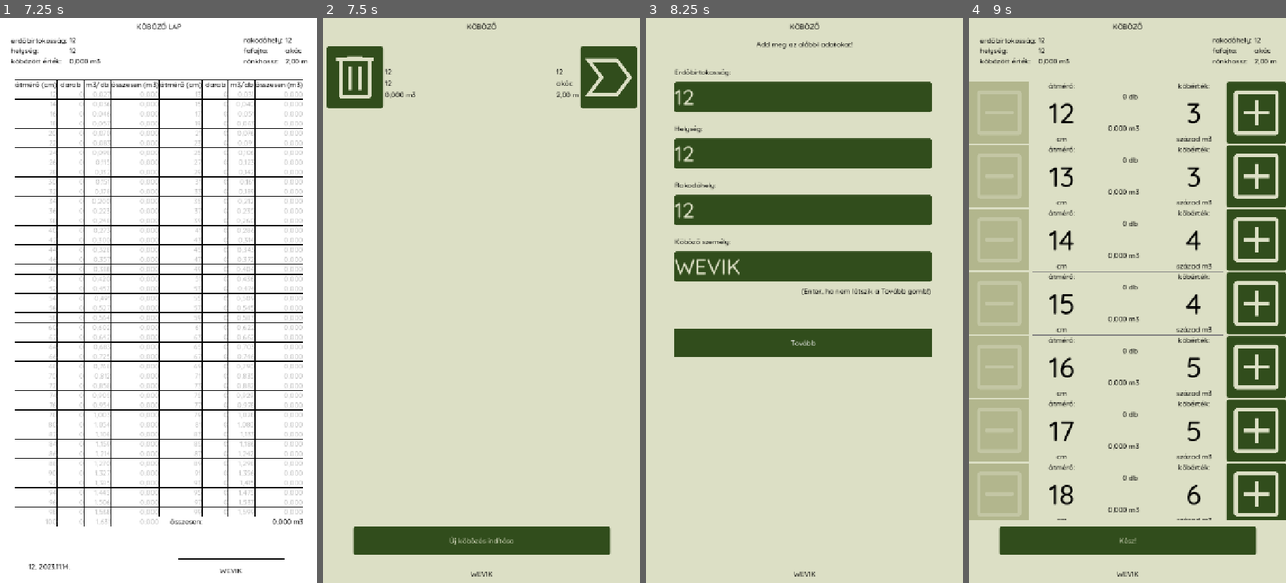
Above: before the commit, frames 1-4 (left to right).
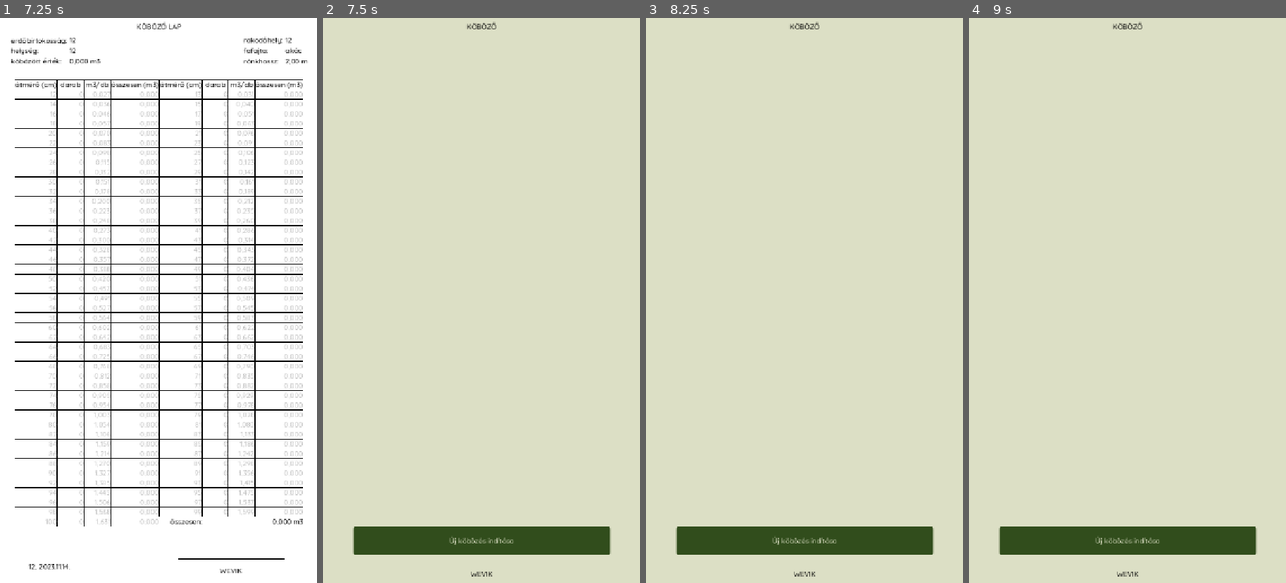
Above: after the commit, the same moments.

Repository: rolika/kob_g
Game: Godot game, scene res://main.tscn
Same seed, same stepped clock (60 frames per second), same inputs: the game is played once before the commit and once after it.
Inputs (mouse positions are in pixels of both pictures, inside the frame that each line leads up to):
- Up to frame 1 (7.25 s): click "Új köbözés indítása" at 0.5 s; click (155, 97) at 1.27 s; type "12" at 1.35 s; click (155, 153) at 1.5 s; type "12" at 1.58 s; click (155, 210) at 1.73 s; type "12" at 1.82 s; click (155, 266) at 2.02 s; type "WEVIK" at 2.1 s; click "Tovább" at 2.75 s; click "akác" at 3.5 s; click "2,00 m" at 4.25 s; click (288, 114) at 5.02 s; click (28, 114) at 5.75 s; click "Kész!" at 6.5 s
- Up to frame 2 (7.5 s): click "WEVIK" at 7.25 s
- Up to frame 3 (8.25 s): click (931, 74) at 8.02 s
- Up to frame 4 (9 s): click (1124, 340) at 8.75 s, where only the run before the commit has a clickable "Tovább"

Frame 1 is identical in both runs. In frame 2, 3.5% of the frame differs, in the area x 1-100%, y 5-16%; in frame 3, 26%; in frame 4, 30%, in the area x 0-100%, y 3-94%.
Error after the commit: Out of bounds get index '0' (on base: 'Array[Dictionary]') (res://scripts/file_io.gd:71)

Commit message:
correct session numbering

Diff:
--- a/scripts/file_io.gd
+++ b/scripts/file_io.gd
@@ -67,7 +67,9 @@
     return result
 
 func _get_session_count(pilefolder: String = PILEFOLDER) -> int:
-    return get_sessions(pilefolder).size() + 1   # the default 0. index is used to check on a new session
+    # since the sessions come sorted on newest first, the first element has the highest index
+    var new_index: int = clampi(get_sessions(pilefolder)[0].index + 1, 0, 998)
+    return new_index
 
 func write_session(pilefolder: String = PILEFOLDER, kobfile_fmt: String = KOBFILE_FMT) -> void:
     assert(DirAccess.dir_exists_absolute(pilefolder))
@@ -97,6 +99,8 @@
         sessions.append(file.get_var())
         sessions[-1]["index"] = index
         file.close()
+    if sessions.size() > 1:
+        sessions.sort_custom(func(s1, s2): return s1.timestamp > s2.timestamp)  # newer come first
     return sessions
 
 func delete_session(index: int, pilefolder: String = PILEFOLDER, kobfile_fmt: String = KOBFILE_FMT) -> void:
